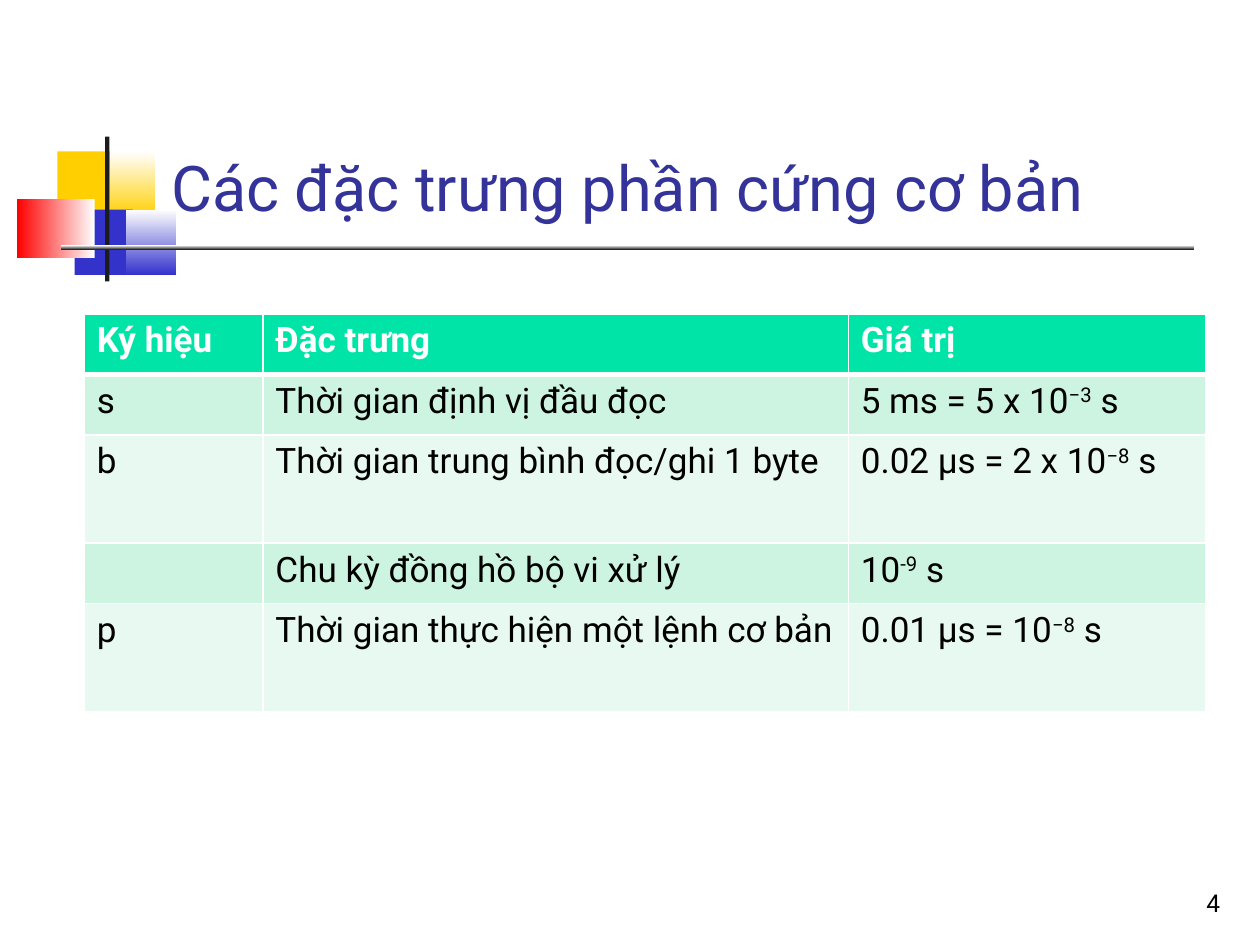
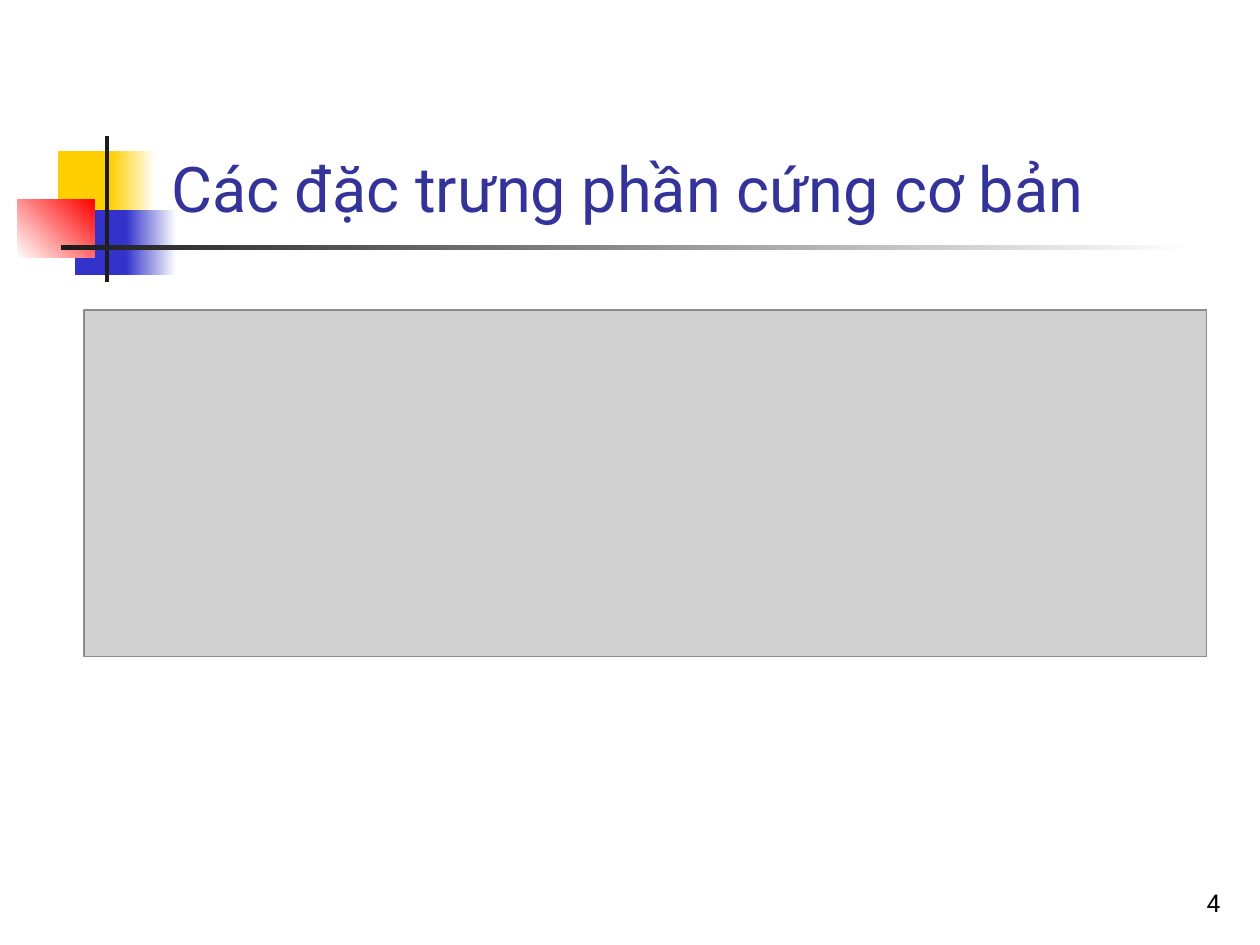
Before and after one commit to bangoc/IT4853, a slide deck: slide 4 of Bai 12 Cac phuong phap xay dung chi muc.odp. Drawn at 1260x945 pixels with LibreOffice and Linux fonts; fonts in the diff are those of the drawing; grey boxes stand for pictures. Boxes give left, top, right and bottom in pixels: in the first picture for what was removed or moved away, otherwise in the second. Text is boxed around its words. In the diff, an @@ line names an element or a change of style, - is before the commit and + after.

```diff
--- a/Bai 12 Cac phuong phap xay dung chi muc.odp
+++ b/Bai 12 Cac phuong phap xay dung chi muc.odp
@@ rectangle removed at box(105, 136, 108, 281) @@
@@ freeform shape added at box(105, 136, 108, 281), fill #1C1C1C @@
@@ rectangle removed at box(58, 151, 118, 217) @@
@@ freeform shape added at box(58, 151, 118, 217), fill #FFCF01 @@
@@ rectangle removed at box(111, 151, 156, 217) @@
@@ freeform shape added at box(111, 151, 156, 217), fill gradient #FFCF01 to #FFFFFF @@
@@ rectangle removed at box(18, 199, 94, 257) @@
@@ freeform shape added at box(18, 199, 94, 257), fill gradient #FFFFFF to #FF0000 @@
@@ rectangle removed at box(74, 209, 132, 275) @@
@@ freeform shape added at box(74, 209, 132, 275), fill #3333CC @@
@@ rectangle removed at box(126, 209, 176, 275) @@
@@ freeform shape added at box(126, 209, 176, 275), fill gradient #3333CC to #FFFFFF @@
@@ rectangle removed at box(60, 246, 1194, 249) @@
@@ freeform shape added at box(60, 246, 1194, 249), fill gradient #1C1C1C to #FFFFFF @@
@@ table removed at box(84, 314, 1207, 672), 5 rows, 3 columns @@
-Ký hiệu | Đặc trưng | Giá trị
-s | Thời gian định vị đầu đọc | 5 ms = 5 x 10−3 s
-b | Thời gian trung bình đọc/ghi 1 byte | 0.02 μs = 2 x 10−8 s
- | Chu kỳ đồng hồ bộ vi xử lý | 10-9 s
-p | Thời gian thực hiện một lệnh cơ bản | 0.01 μs = 10−8 s
@@ picture added at box(84, 310, 1207, 656) @@
```
Also in this commit, not shown: 32 other slides changed, 2 other files.
